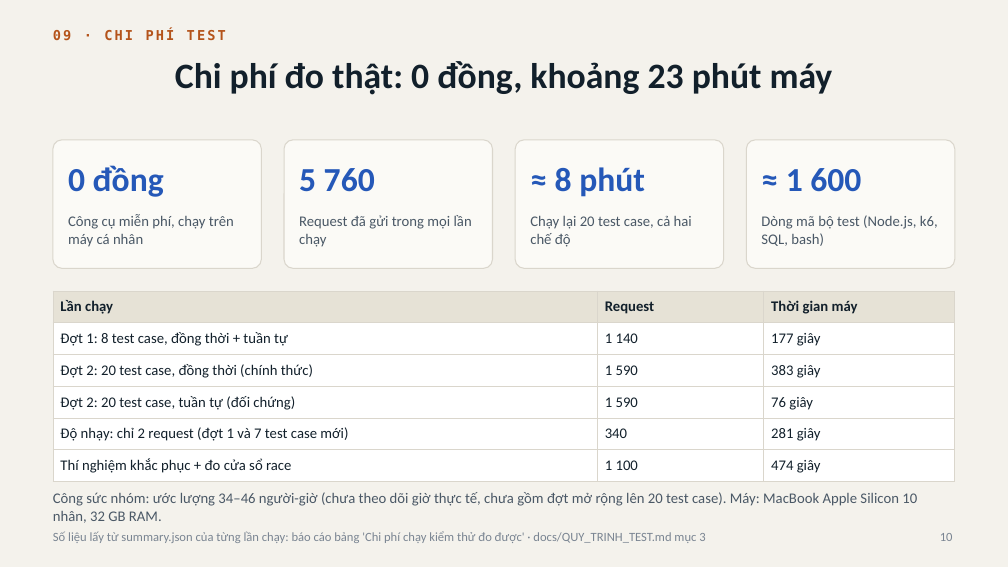
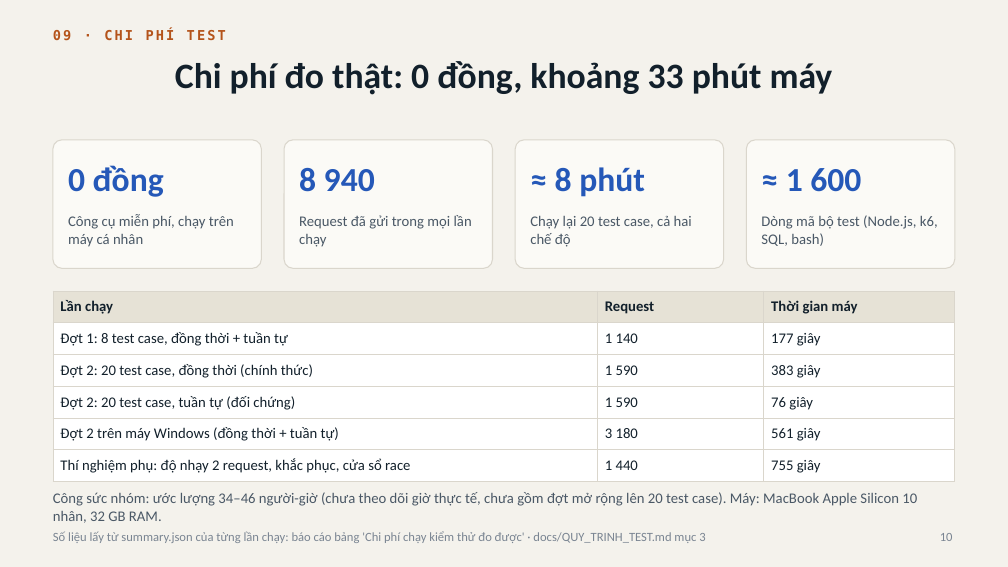
Before and after one commit to 2312741-sudo/kiem_thu_pm, a slide deck: slide 10 of docs/BAO_CAO_GIUA_KY_R05-K15.pptx. Drawn at 1008x567 pixels with LibreOffice and Linux fonts; fonts in the diff are those of the drawing. Boxes give left, top, right and bottom in pixels: in the first picture for what was removed or moved away, otherwise in the second. Text is boxed around its words. In the diff, an @@ line names an element or a change of style, - is before the commit and + after.

```diff
--- a/docs/BAO_CAO_GIUA_KY_R05-K15.pptx
+++ b/docs/BAO_CAO_GIUA_KY_R05-K15.pptx
@@ title at [175, 61, 833, 95]: text changed @@
-Chi phí đo thật: 0 đồng, khoảng 23 phút máy
+Chi phí đo thật: 0 đồng, khoảng 33 phút máy
@@ text at [299, 168, 375, 192]: text changed @@
-5 760
+8 940
@@ table at [53, 291, 955, 477] @@
-row 5: Độ nhạy: chỉ 2 request (đợt 1 và 7 test case mới) | 340 | 281 giây
+row 5: Đợt 2 trên máy Windows (đồng thời + tuần tự) | 3 180 | 561 giây
-row 6: Thí nghiệm khắc phục + đo cửa sổ race | 1 100 | 474 giây
+row 6: Thí nghiệm phụ: độ nhạy 2 request, khắc phục, cửa sổ race | 1 440 | 755 giây
```
Also in this commit, not shown: 3 other slides changed, 17 other files.
